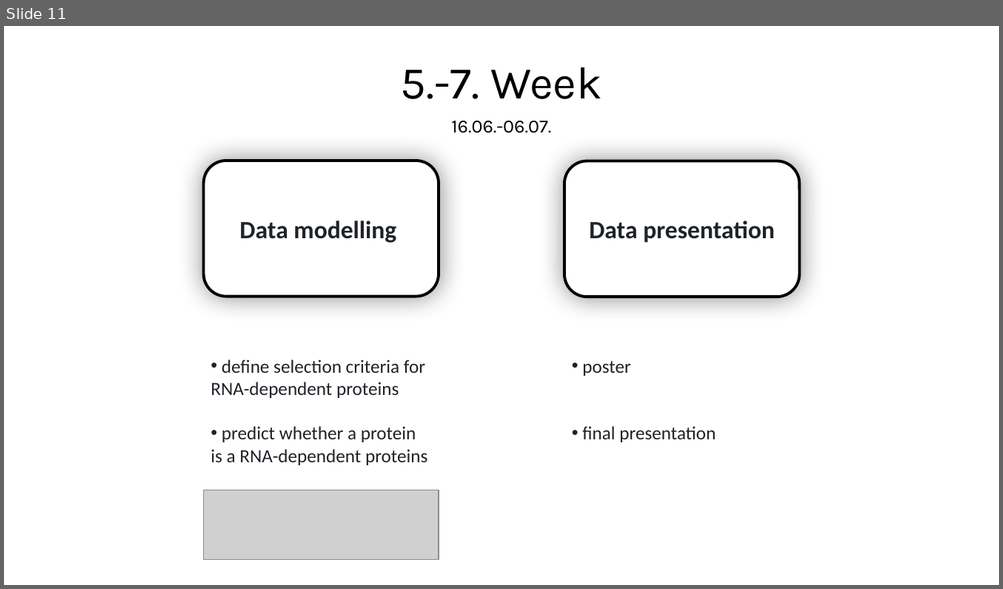
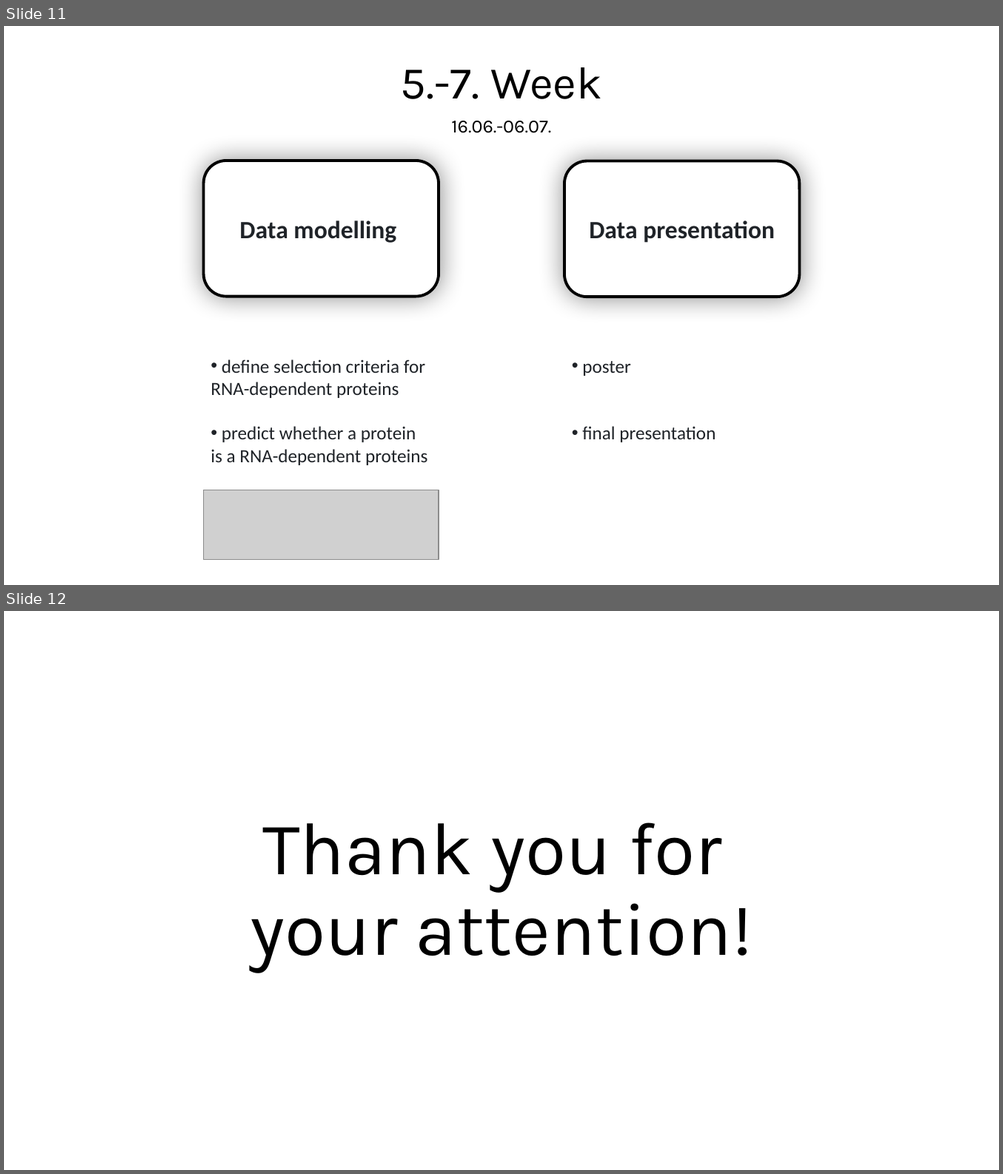
Before and after one commit to MichelaPozzi/2025-topic-03-group-01, a slide deck: Project Proposal.pptx. Shown one above the other, each under a label of ours: slide 11 before the commit, slides 11 and 12 after it. The pictures are 1003x589 and 1003x1174 pixels, drawn with LibreOffice and Linux fonts; fonts in the diff are those of the drawing; grey boxes stand for pictures. Boxes give left, top, right and bottom in pixels: in the first picture for what was removed or moved away, otherwise in the second. Text is boxed around its words. In the diff, an @@ line names an element or a change of style, - is before the commit and + after.

```diff
--- a/Project Proposal.pptx
+++ b/Project Proposal.pptx
@@ slide 12 added at box(4, 611, 999, 1170), background #FFFFFF @@
@@ title added at box(250, 823, 752, 972), 72 pt, text #000000 @@
+Thank you for
+your attention!
```
Also in this commit, not shown: 6 slides changed, 1 slide removed, 2 other files.
